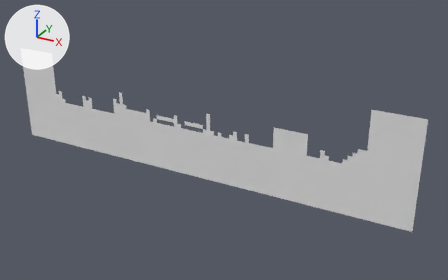
Renders of the OBJ model Assets/Tiled2Unity/Meshes/level1.obj from each side of a commit.
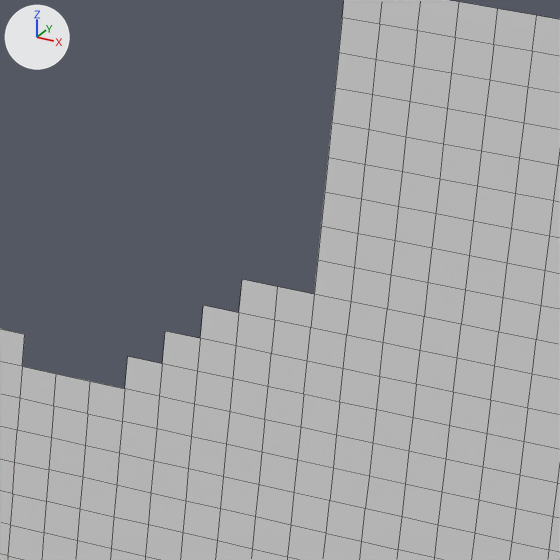
The first picture shows the older version from a 50 mm camera at (303.0, -1841.0, 575.0) aimed at (-733.0, 43.0, -367.0). The close-ups show both versions on the part from 73% to 89% of the width and 40% to 66% of the height of that picture. Lighting does not change. The marker at upper left points along +X, +Y and +Z. The close-ups show mesh edges as thin lines. Where no turn or scale is listed for an object, it has been applied to the vertices.

The first close-up shows 'level1'.
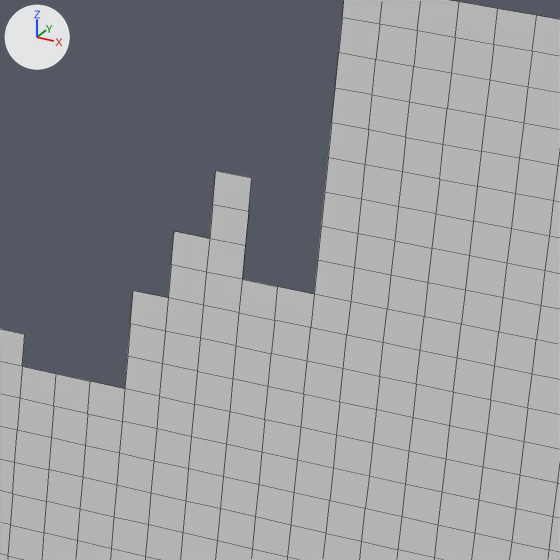
Pixel boxes [x1, y1, x2, y2] of what changed, in the close-ups (560 x 560 px):
part 1 of me_level1, added
    after: [128, 171, 252, 364]

The change in detail:
me_level1 has 1877 vertices, 1688 faces and spans x -1696.0..0.0, y 0.0, z -528.0..-128.0.
me_level1 is used by ob_level1; location (0.0, 0.0, 0.0).
Verts and faces of me_level1; kept vertices keep their numbers, new ones are numbered from 1877.
Before the commit, vertices of me_level1: 474 (-1216.0, 0.0, -320.0), 825 (-208.0, 0.0, -288.0) at pixel (238, 312), 826 (-208.0, 0.0, -272.0) at pixel (242, 279), 829 (-224.0, 0.0, -304.0) at pixel (200, 338), 830 (-224.0, 0.0, -288.0) at pixel (203, 305).
Before the commit, vertices of me_level1: 837 (-240.0, 0.0, -320.0) at pixel (162, 363), 838 (-240.0, 0.0, -304.0) at pixel (165, 331), 868 (-256.0, 0.0, -320.0) at pixel (127, 356), 876 (-1216.0, 0.0, -336.0), 891 (-1232.0, 0.0, -336.0).
Part 1, on me_level1:
New vertices 1877 to 1881 stand at vertices 826, 830, 838, 868, 891, in that order, plus (0.0, 0.0, 16.0).
New vertices 1882 to 1885 stand at vertices 1877 to 1880, in that order, plus (0.0, 0.0, 16.0).
New vertices 1886, 1887, 1888 stand at vertices 1882, 1883, 1884, in that order, plus (0.0, 0.0, 16.0).
New vertex 1889 is at (-224.0, 0.0, -224.0), pixel (215, 170).
New faces: (1882, 1887, 1889, 1886), (1877, 1883, 1887, 1882), (826, 1878, 1883, 1877), (1878, 1884, 1888, 1883), (825, 830, 1878, 826), (830, 1879, 1884, 1878).
New faces: (829, 838, 1879, 830), (838, 1880, 1885, 1879), (837, 868, 1880, 838), (474, 876, 891, 1881).
